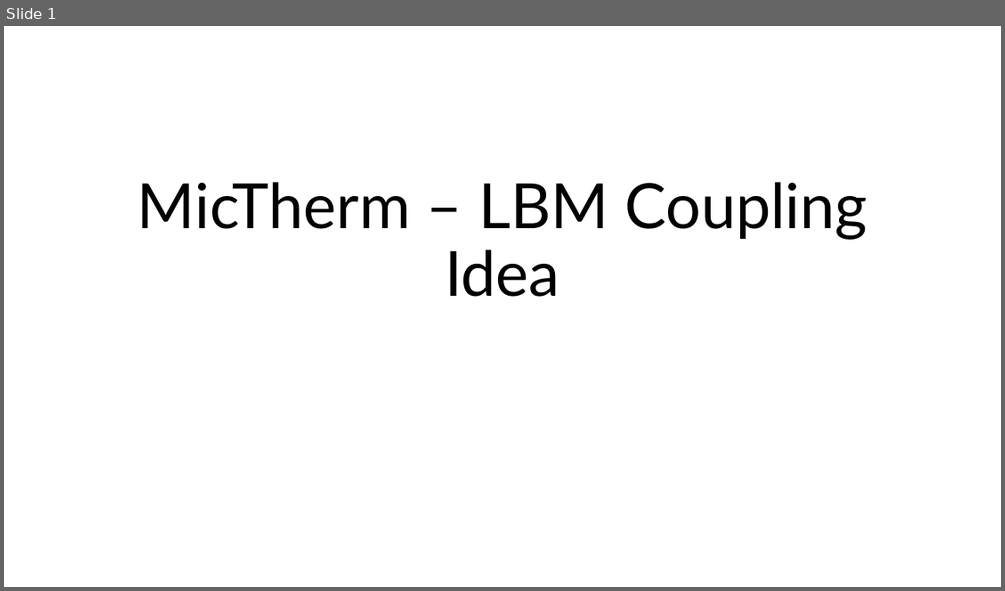
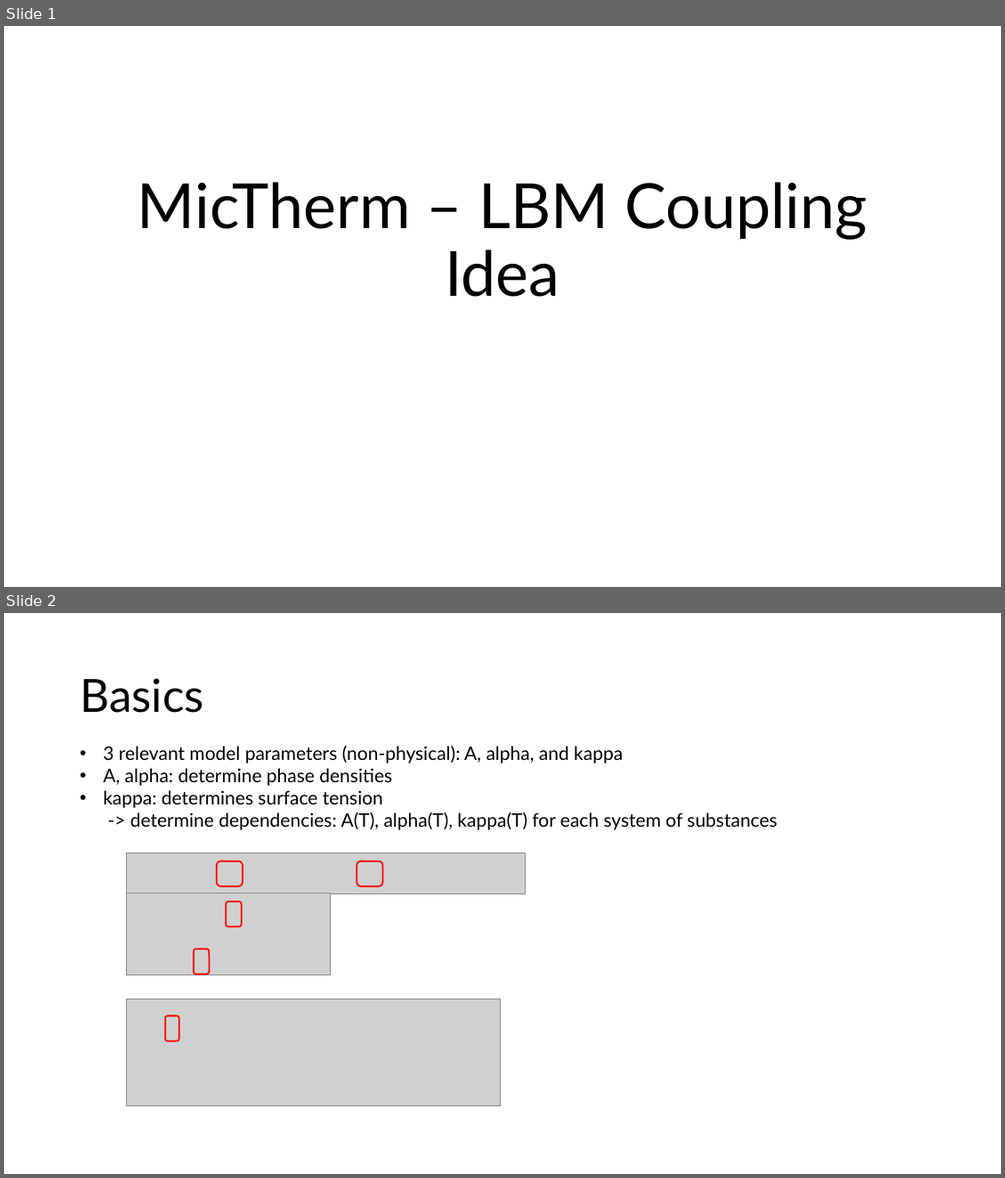
Before and after one commit to XueqiZ/JAX-LaB-MicTherm, a slide deck: MicTherm – LBM Coupling Idea.pptx. Shown one above the other, each under a label of ours: slide 1 before the commit, slides 1 and 2 after it. The pictures are 1005x591 and 1005x1178 pixels, drawn with LibreOffice and Linux fonts; fonts in the diff are those of the drawing; grey boxes stand for pictures. Boxes give left, top, right and bottom in pixels: in the first picture for what was removed or moved away, otherwise in the second. Text is boxed around its words. In the diff, an @@ line names an element or a change of style, - is before the commit and + after.

```diff
--- a/MicTherm – LBM Coupling Idea.pptx
+++ b/MicTherm – LBM Coupling Idea.pptx
@@ slide 2 added at <box>4,613,1001,1174</box>, background #FFFFFF @@
@@ title added at <box>80,678,204,713</box>, 44 pt, text #000000 @@
+Basics
@@ text added at <box>103,746,777,830</box>, 18 pt, text #000000 @@
+• 3 relevant model parameters (non-physical): A, alpha, and kappa
+• A, alpha: determine phase densities
+• kappa: determines surface tension
+-> determine dependencies: A(T), alpha(T), kappa(T) for each system of substances
@@ picture added at <box>127,853,526,893</box> @@
@@ rounded rectangle added at <box>217,861,243,887</box>, outline #FF0000 1.5 pt @@
@@ rounded rectangle added at <box>357,861,383,887</box>, outline #FF0000 1.5 pt @@
@@ picture added at <box>127,893,331,975</box> @@
@@ rounded rectangle added at <box>226,901,242,927</box>, outline #FF0000 1.5 pt @@
@@ rounded rectangle added at <box>194,949,209,974</box>, outline #FF0000 1.5 pt @@
@@ picture added at <box>127,998,500,1105</box> @@
@@ rounded rectangle added at <box>165,1016,179,1041</box>, outline #FF0000 1.5 pt @@
```
Also in this commit, not shown: 7 slides changed, 3 other slides added, 1 slide removed, 16 other files.
